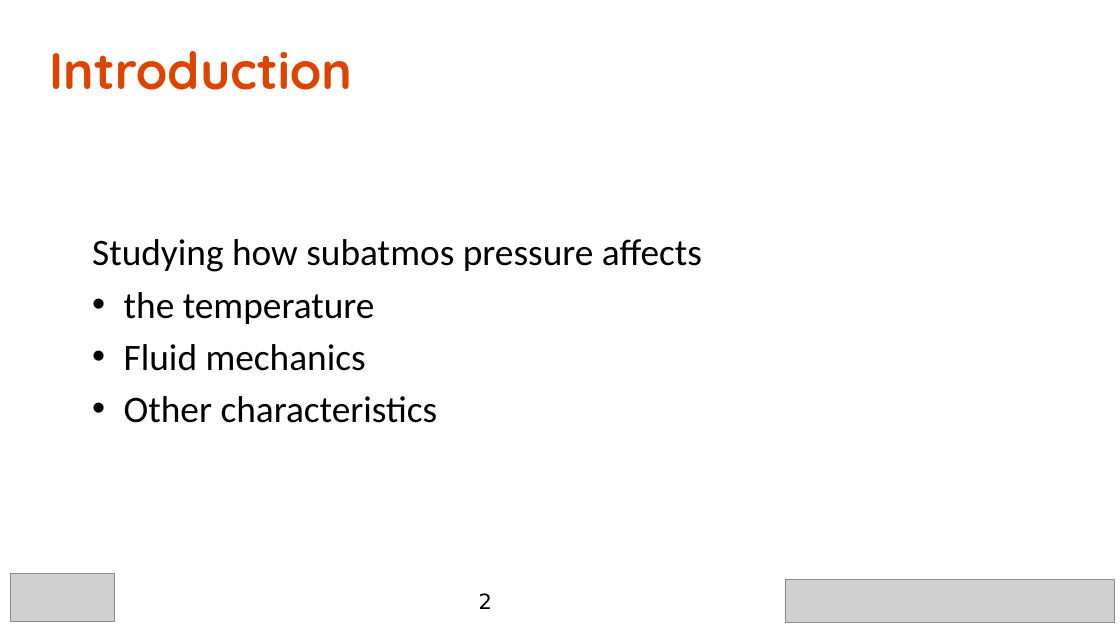
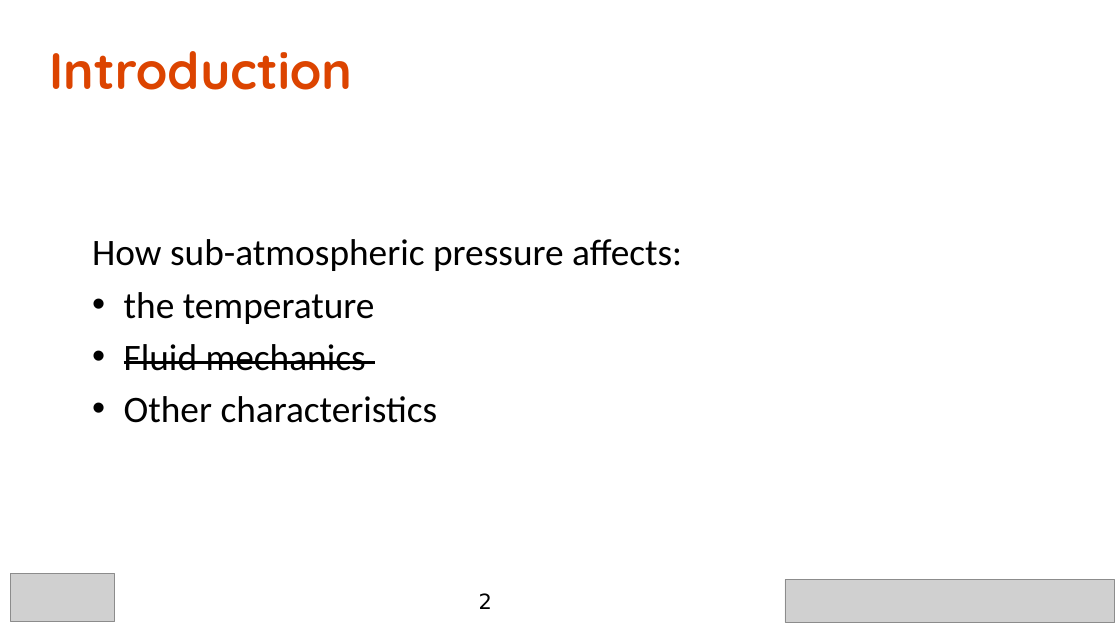
Before and after one commit to caplanda/Spark-Kernels-SciTech-Presentation, a slide deck: slide 2 of Spark Kernels v2.pptx. Drawn at 1120x630 pixels with LibreOffice and Linux fonts; fonts in the diff are those of the drawing; grey boxes stand for pictures; background and template pictures are left out. Boxes give left, top, right and bottom in pixels: in the first picture for what was removed or moved away, otherwise in the second. Text is boxed around its words. In the diff, an @@ line names an element or a change of style, - is before the commit and + after.

```diff
--- a/Spark Kernels v2.pptx
+++ b/Spark Kernels v2.pptx
@@ text at (92, 239, 682, 271): text changed @@
-Studying how subatmos pressure affects
+How sub-atmospheric pressure affects:
@@ text at (124, 344, 366, 371): strikethrough on in "Fluid mechanics" @@
```
Also in this commit, not shown: 7 other slides changed, 19 slides added, 1 slide removed, 2 other files.
